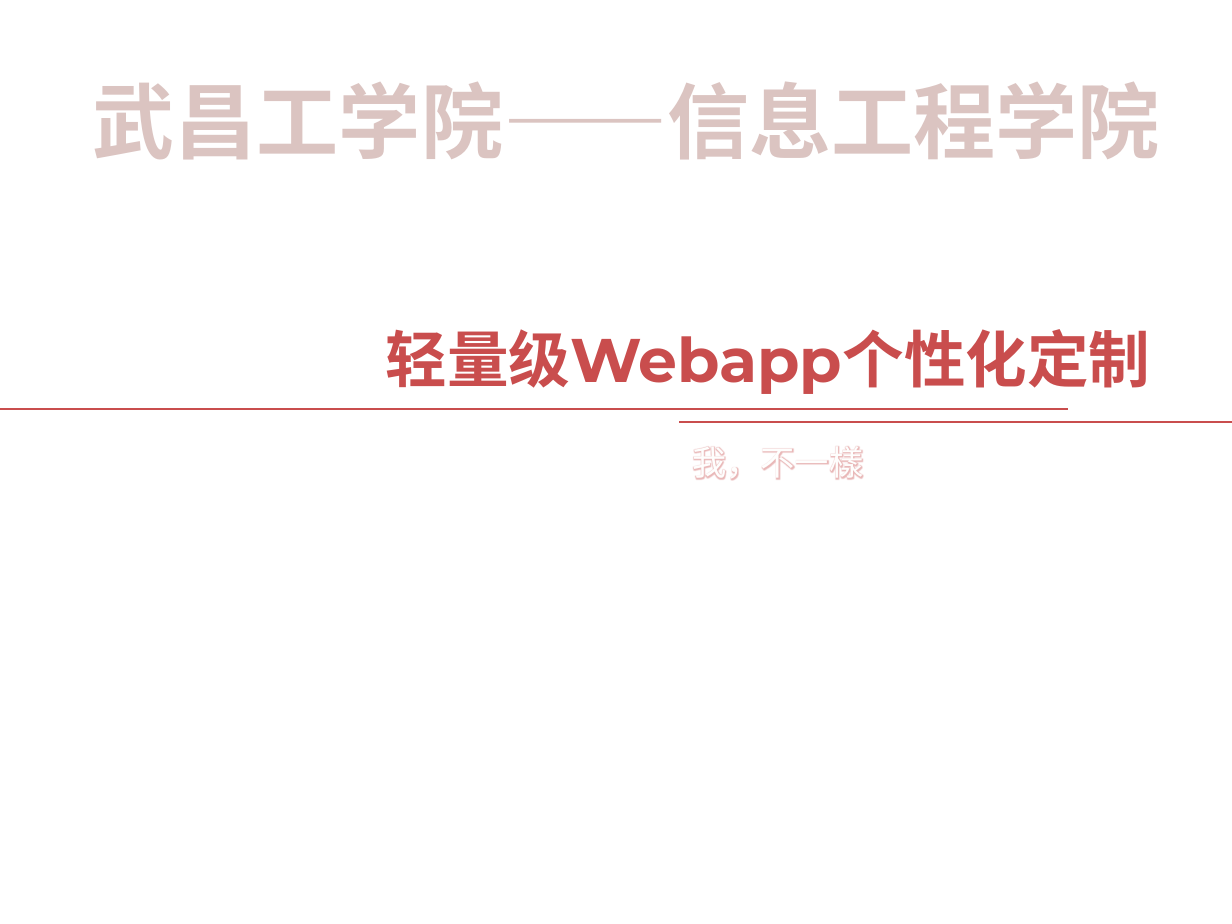
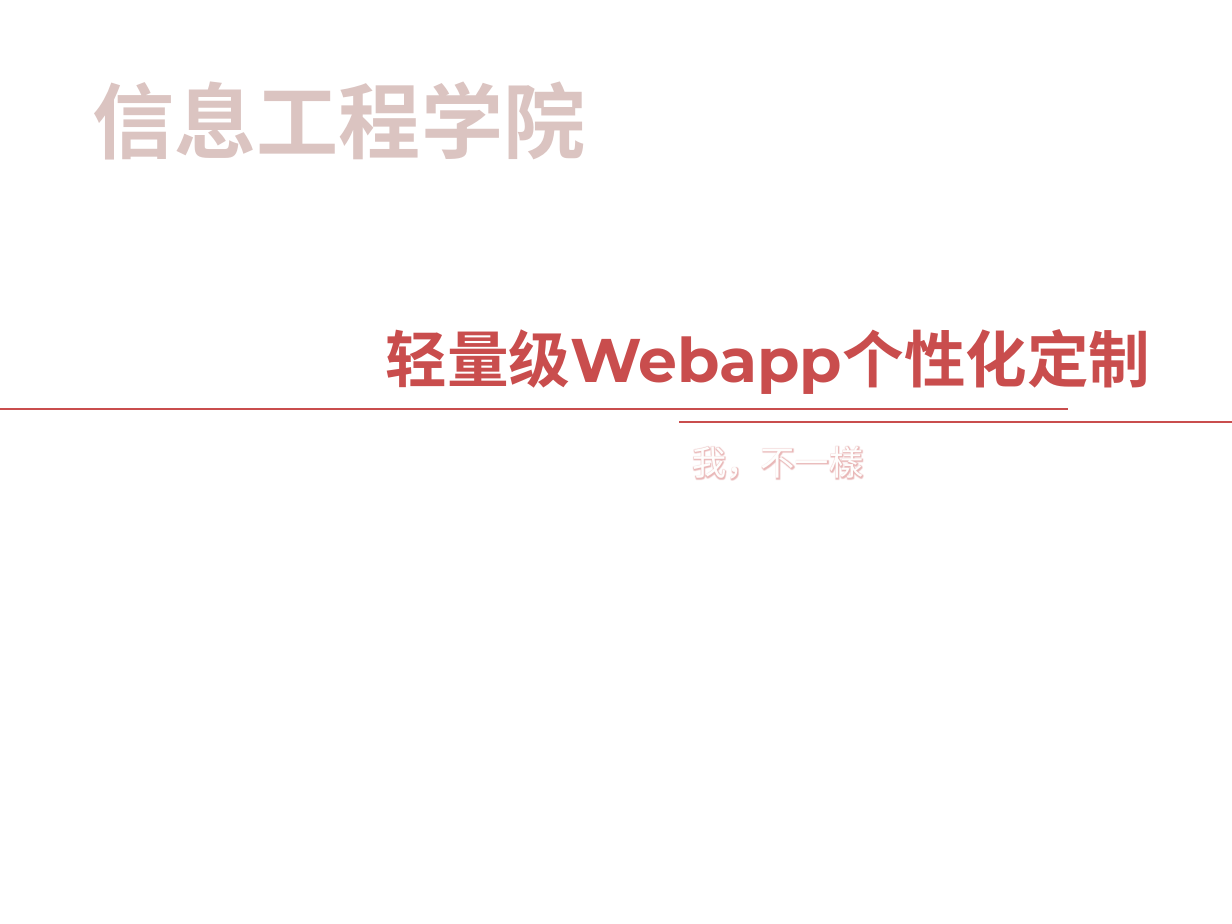
Before and after one commit to AbnerEarl/GraduatedDesign, a slide deck: slide 1 of 功能展示.pptx. Drawn at 1232x924 pixels with LibreOffice and Linux fonts; fonts in the diff are those of the drawing; background and template pictures are left out. Boxes give left, top, right and bottom in pixels: in the first picture for what was removed or moved away, otherwise in the second. Text is boxed around its words. In the diff, an @@ line names an element or a change of style, - is before the commit and + after.

```diff
--- a/功能展示.pptx
+++ b/功能展示.pptx
@@ text at (x1=93, y1=82, x2=586, y2=159): text changed @@
-武昌工学院——信息工程学院
+信息工程学院
```
